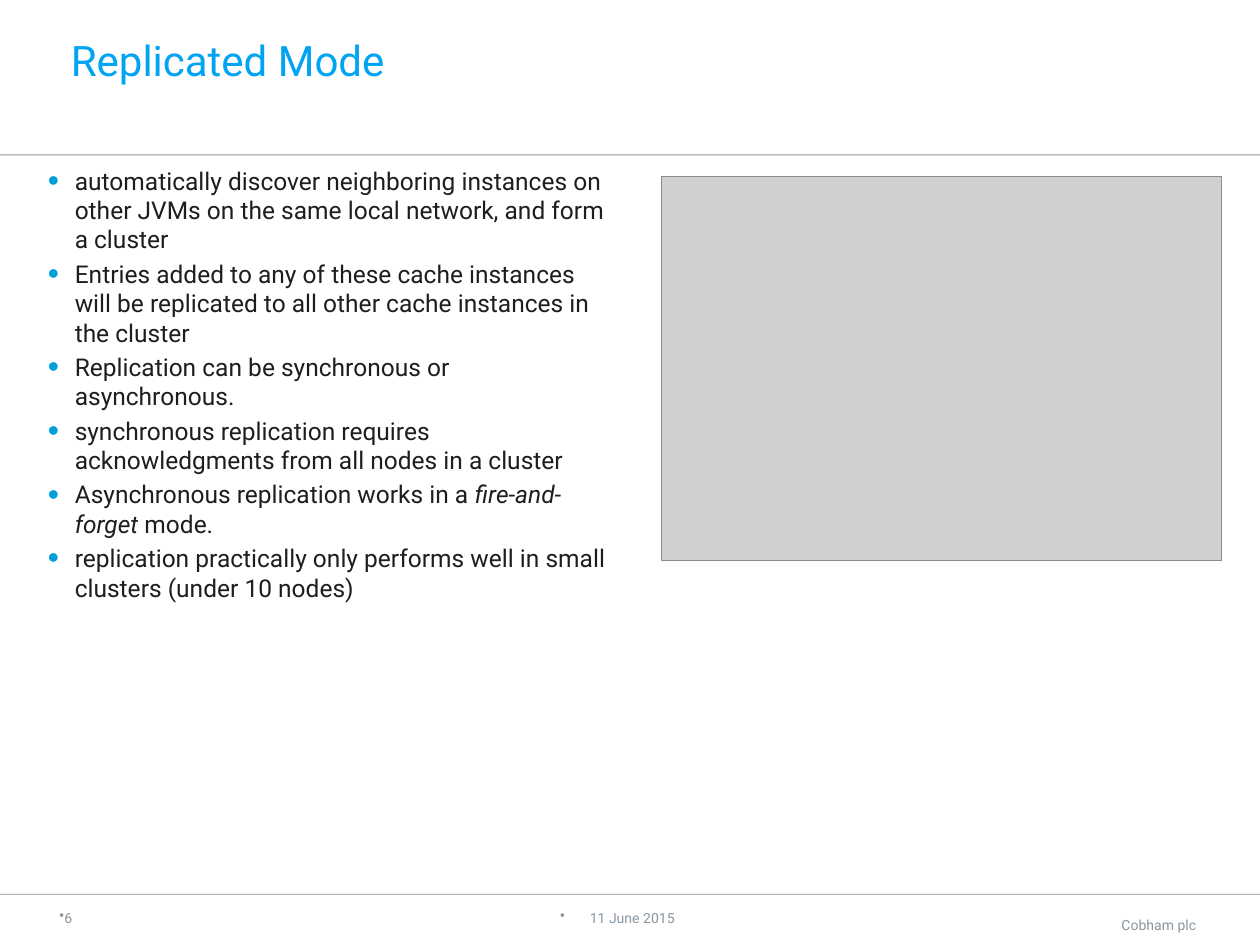
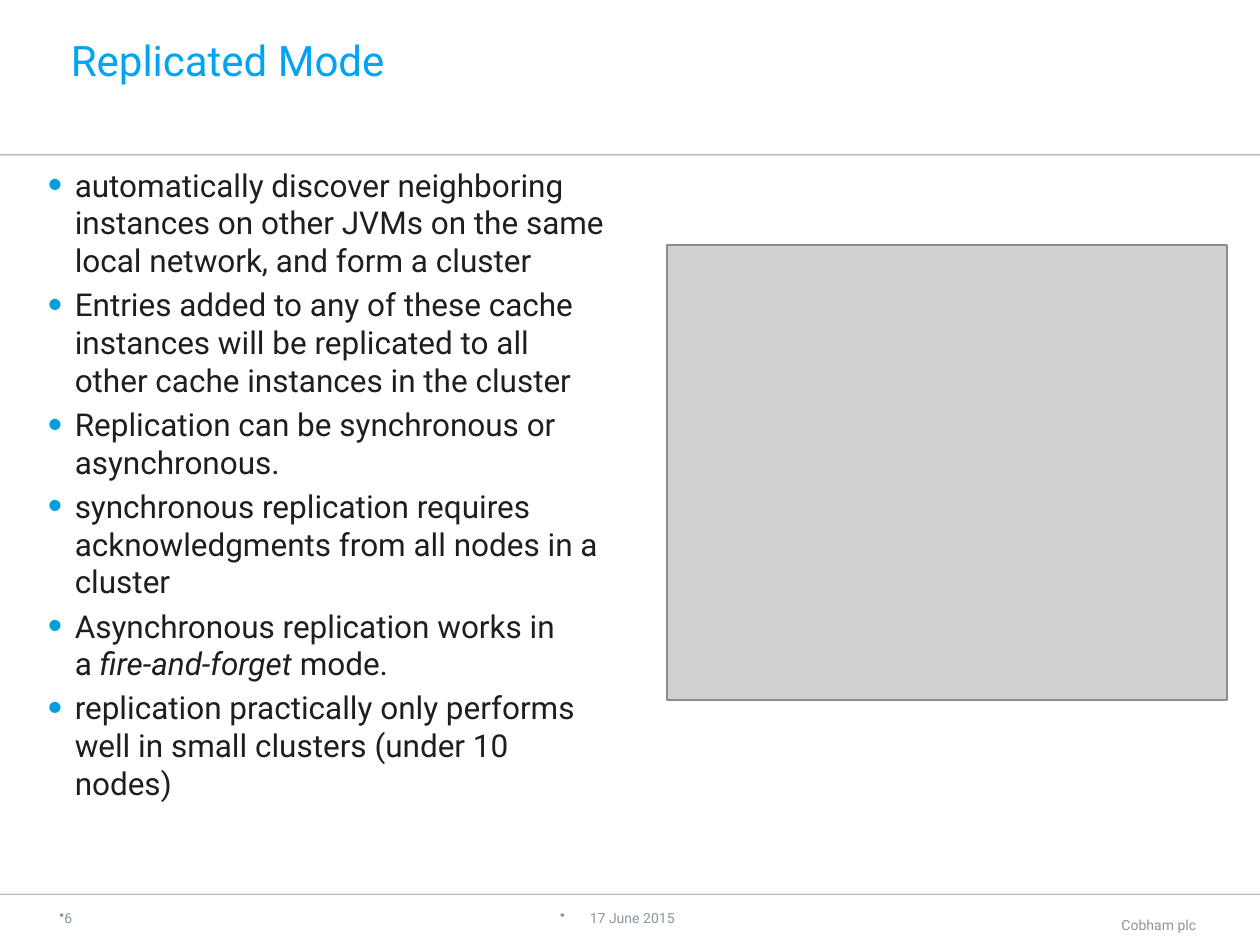
Before and after one commit to neha-bansal/Demos, a slide deck: slide 7 of infinispan-embedded-tutorial/Infinispan.pptx. Drawn at 1260x945 pixels with LibreOffice and Linux fonts; fonts in the diff are those of the drawing; grey boxes stand for pictures; background and template pictures are left out. Boxes give left, top, right and bottom in pixels: in the first picture for what was removed or moved away, otherwise in the second. Text is boxed around its words. In the diff, an @@ line names an element or a change of style, - is before the commit and + after.

```diff
--- a/infinispan-embedded-tutorial/Infinispan.pptx
+++ b/infinispan-embedded-tutorial/Infinispan.pptx
@@ text "automatically discover neighboring instances on ..." at (75, 173, 604, 802): size 14 to 18 pt @@
@@ picture: place and size @@
-picture at (662, 176, 1221, 561)
+picture at (667, 244, 1226, 699)
@@ text at (590, 913, 675, 923): text changed @@
-11 June 2015
+17 June 2015
```
Also in this commit, not shown: 6 other slides changed, 4 slides added, 6 other files.
